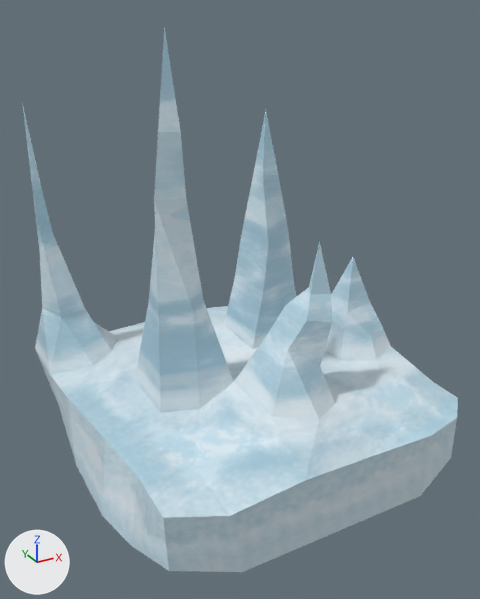
The FBX model Assets/Models/ice spikes.fbx: old version first, new version second.
One viewpoint serves both versions: a 50 mm lens placed at (-1.7, -3.08, 2.25), pointed at (-0.03, -0.05, 0.74). The lights are fixed; the arrows at lower left show +X, +Y and +Z.

The scene before the commit, as lines of its bpy script (objects in view):
```python
me_cube = bpy.data.meshes.new('Cube')
me_cube.from_pydata(...)  # 133 vertices, 156 faces; spans x -100.0..100.0, y -889.0..170.0, z -100.0..100.0
me_cube.materials.append(mat_material)  # picture img_ice_spikes_png
ob_cube = bpy.data.objects.new('Cube', me_cube)
ob_cube.location = (0.0, 0.0, 0.0)
ob_cube.rotation_euler = (1.571, 0.0, 3.142)  # degrees (90, 0, 180)
ob_cube.scale = (-0.01, -0.00244, -0.01)
```
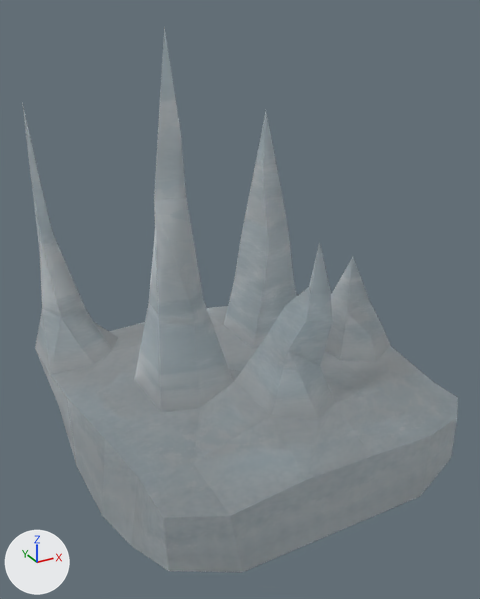
The change, as a diff of the scene's bpy script:
```diff
--- a/Assets/Models/ice spikes.fbx.py
+++ b/Assets/Models/ice spikes.fbx.py
@@ img_ice_spikes_png @@
-img_ice_spikes_png = load_image('ice spikes.png', '../Textures/ice spikes.png', 1024, 1024, 'sRGB')
+img_ice_spikes_png = load_image('ice spikes.png', '../Textures/ice spikes.png', 1024, 1024, 'Non-Color')
@@ mat_material_001 @@
+mat_material_001 = bpy.data.materials.new('Material.001')
+# uses the picture img_ice_spikes_png
@@ me_cube @@
 me_cube.from_pydata(...)  # 133 vertices, 156 faces; spans x -100.0..100.0, y -889.0..170.0, z -100.0..100.0
-me_cube.materials.append(mat_material)  # picture img_ice_spikes_png
+me_cube.materials.append(mat_material_001)
```

Boxes (x1, y1, x2, y2) around the edits, measured in the pictures (480 x 599 px):
'Cube', surface changed, recoloured: (23, 32, 458, 572) in both
